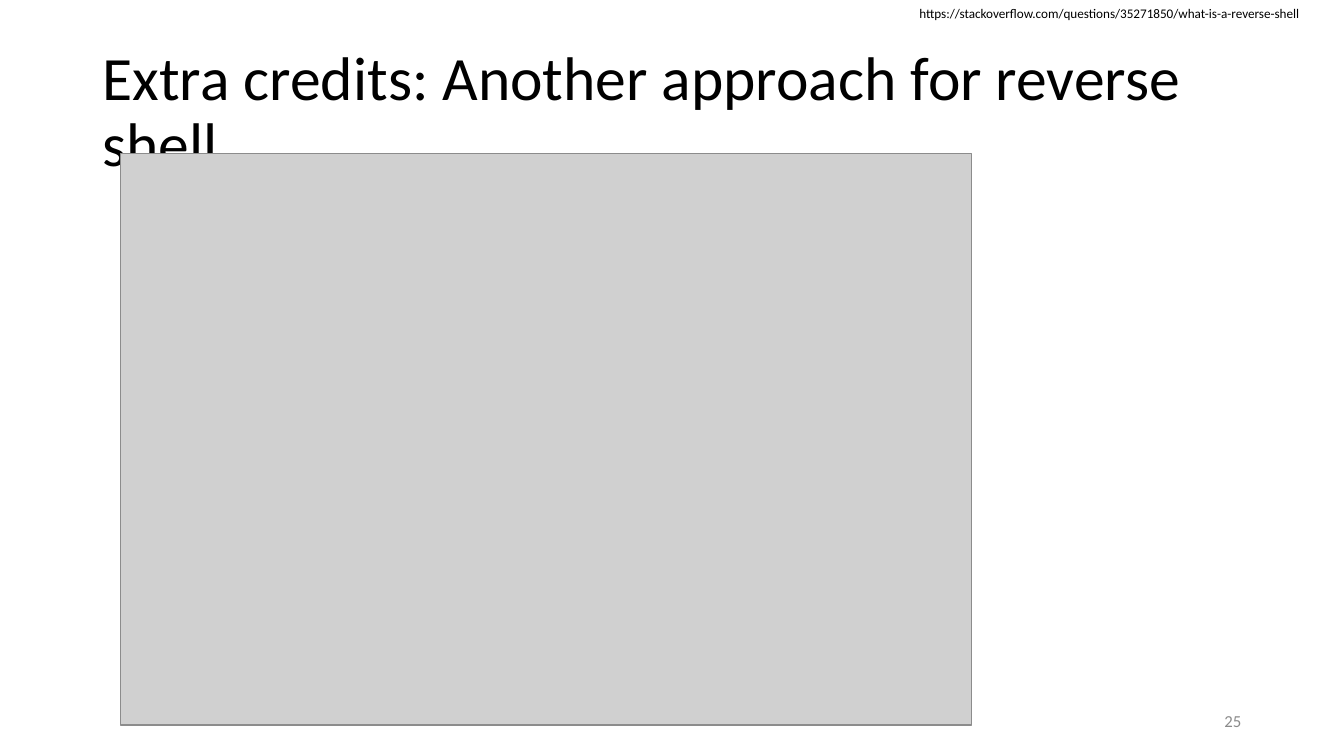
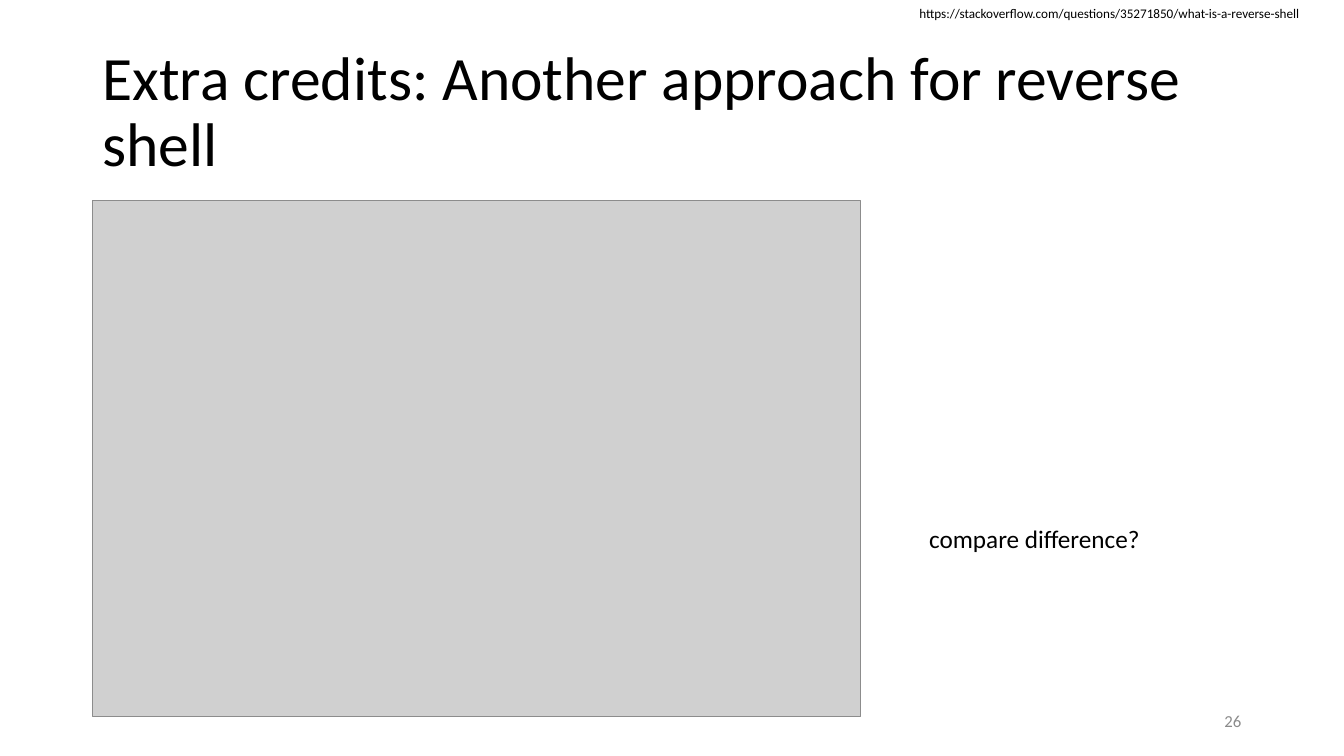
Before and after one commit to frankwxu/digital-forensics-lab, a slide deck: slide 26 of Basic_Computer_Skills_for_Forensics/4_Advanced_linux_command_line.pptx (slide 25 before the commit). Drawn at 1344x756 pixels with LibreOffice and Linux fonts; fonts in the diff are those of the drawing; grey boxes stand for pictures; background and template pictures are left out. Boxes give left, top, right and bottom in pixels: in the first picture for what was removed or moved away, otherwise in the second. Text is boxed around its words. In the diff, an @@ line names an element or a change of style, - is before the commit and + after.

```diff
--- a/Basic_Computer_Skills_for_Forensics/4_Advanced_linux_command_line.pptx
+++ b/Basic_Computer_Skills_for_Forensics/4_Advanced_linux_command_line.pptx
@@ picture: place and size @@
-picture at <box>121,154,972,726</box>
+picture at <box>93,201,861,717</box>
@@ text added at <box>929,530,1140,552</box>, 18 pt, text #000000 @@
+compare difference?
@@ page number at <box>1224,716,1241,727</box>: text changed @@
-25
+26
```
Also in this commit, not shown: 11 other slides changed, 2 slides added.
